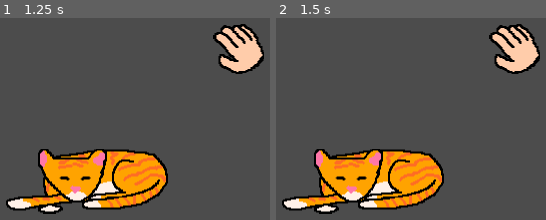
Above: before the commit, frames 1-2 (left to right).
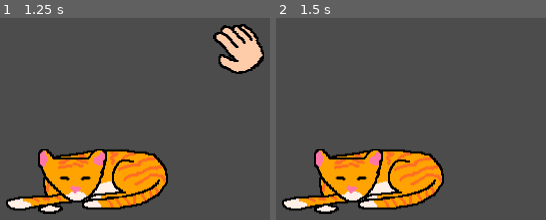
Above: after the commit, the same moments.

Repository: swashdev/minigame-madness
Game: Godot game, scene res://mini/bother/bother_minigame.tscn
The game is run twice, just before and just after one commit, with the same random seed, the same clock (stepped at 60 frames per second) and the same inputs. This scene is started directly instead of the project's main scene.
Inputs (mouse positions are in pixels of both pictures, inside the frame that each line leads up to):
- Up to frame 1 (1.25 s): tap Enter at 0.5 s; move the mouse to (226, 157) at 0.52 s; hold Right (move_right) from 0.53 s (still down); hold Space (action) from 0.53 s (still down); tap Up (move_up) at 0.77 s
- Up to frame 2 (1.5 s): keep holding Right (move_right); move the mouse to (outside the picture) at 1.27 s; release Space (action) at 1.28 s; tap Space (action) at 1.35 s

Frame 1 is identical in both runs. In frame 2, 3.4% of the frame differs, in the area x 78-98%, y 2-28%.

Commit message:
[BOTHER] Allow the player to release after losing.
The player can now release their hand after the minigame has ended, but
only if they did not win.

Diff:
--- a/mini/bother/bother_minigame.gd
+++ b/mini/bother/bother_minigame.gd
@@ -46,6 +46,7 @@
 
 func _input(event):
 	if _unlock_controls:
+		# The player can only pat the cat during the minigame.
 		if event.is_action_pressed("action", false):
 			pokes += 1
 			progress_bar.set_value(pokes)
@@ -58,7 +59,10 @@
 			elif pokes >= POKES_TO_WIN:
 				won = true
 				_unlock_controls = false
-		elif event.is_action_released("action"):
+	if not won:
+		# The player is able to release their hand even after the minigame has
+		# finished, as long as they haven't won the minigame.
+		if event.is_action_released("action"):
 			hand.position.y -= 100
 			hand.position.x += 25
 			critter.scale = NORMAL_SCALE
